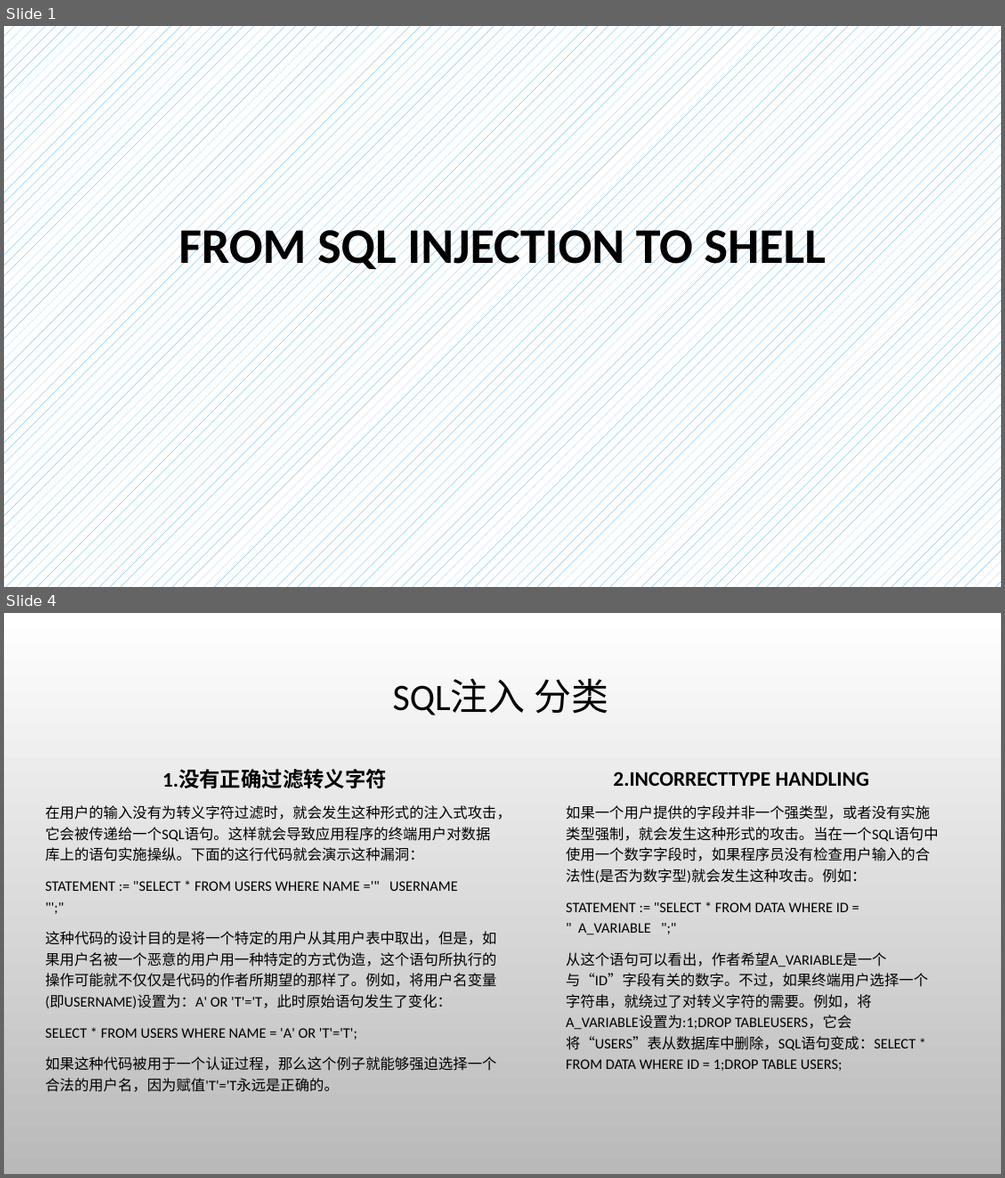
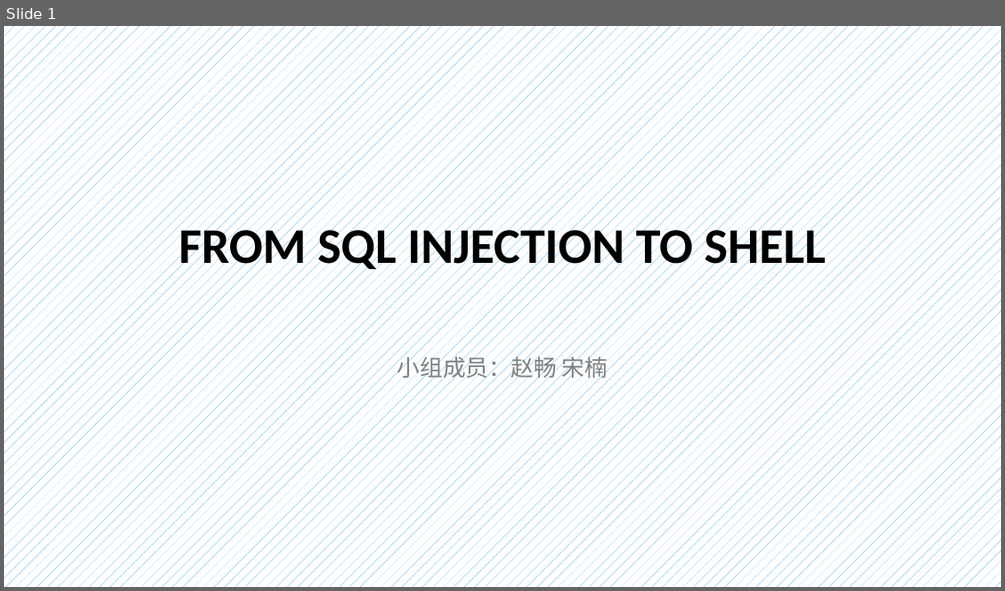
Before and after one commit to CUCCS/ns, a slide deck: 2016-2/zc_snRNA/FlippedClassroom_FromSqlInjectionToShell/From SQL injection to Shell.pptx. Shown one above the other, each under a label of ours: slides 1 and 4 before the commit, slide 1 after it; the slides between them are not shown. The pictures are 1005x1178 and 1005x591 pixels, drawn with LibreOffice and Linux fonts; fonts in the diff are those of the drawing; background and template pictures are left out. Boxes give left, top, right and bottom in pixels: in the first picture for what was removed or moved away, otherwise in the second. Text is boxed around its words. In the diff, an @@ line names an element or a change of style, - is before the commit and + after.

```diff
--- a/2016-2/zc_snRNA/FlippedClassroom_FromSqlInjectionToShell/From SQL injection to Shell.pptx
+++ b/2016-2/zc_snRNA/FlippedClassroom_FromSqlInjectionToShell/From SQL injection to Shell.pptx
@@ slide 4 removed at (x1=4, y1=613, x2=1001, y2=1174), background picture (left out) @@
@@ title removed at (x1=393, y1=678, x2=608, y2=715) @@
-SQL注入 分类
@@ text removed at (x1=162, y1=769, x2=387, y2=788) @@
-1.没有正确过滤转义字符
@@ text removed at (x1=613, y1=771, x2=869, y2=786) @@
-2.INCORRECTTYPE HANDLING
@@ text removed at (x1=45, y1=805, x2=511, y2=1092) @@
-在用户的输入没有为转义字符过滤时，就会发生这种形式的注入式攻击，它会被传递给一个SQL语句。这样就会导致应用程序的终端用户对数据库上的语句实施操纵。下面的这行代码就会演示这种漏洞：
-STATEMENT := "SELECT * FROM USERS WHERE NAME ='" USERNAME "';"
-这种代码的设计目的是将一个特定的用户从其用户表中取出，但是，如果用户名被一个恶意的用户用一种特定的方式伪造，这个语句所执行的操作可能就不仅仅是代码的作者所期望的那样了。例如，将用户名变量(即USERNAME)设置为：A' OR 'T'='T，此时原始语句发生了变化：
-SELECT * FROM USERS WHERE NAME = 'A' OR 'T'='T';
-如果这种代码被用于一个认证过程，那么这个例子就能够强迫选择一个合法的用户名，因为赋值'T'='T永远是正确的。
@@ text removed at (x1=566, y1=805, x2=938, y2=1070) @@
-如果一个用户提供的字段并非一个强类型，或者没有实施类型强制，就会发生这种形式的攻击。当在一个SQL语句中使用一个数字字段时，如果程序员没有检查用户输入的合法性(是否为数字型)就会发生这种攻击。例如：
-STATEMENT := "SELECT * FROM DATA WHERE ID = " A_VARIABLE ";"
-从这个语句可以看出，作者希望A_VARIABLE是一个与“ID”字段有关的数字。不过，如果终端用户选择一个字符串，就绕过了对转义字符的需要。例如，将A_VARIABLE设置为:1;DROP TABLEUSERS，它会将“USERS”表从数据库中删除，SQL语句变成：SELECT * FROM DATA WHERE ID = 1;DROP TABLE USERS;
@@ slide 1 changed as well @@
@@ subtitle added at (x1=397, y1=352, x2=607, y2=381), 22 pt, text #808080 @@
+小组成员：赵畅 宋楠
```
Also in this commit, not shown: 9 other slides changed, 18 slides added, 8 other slides removed.
